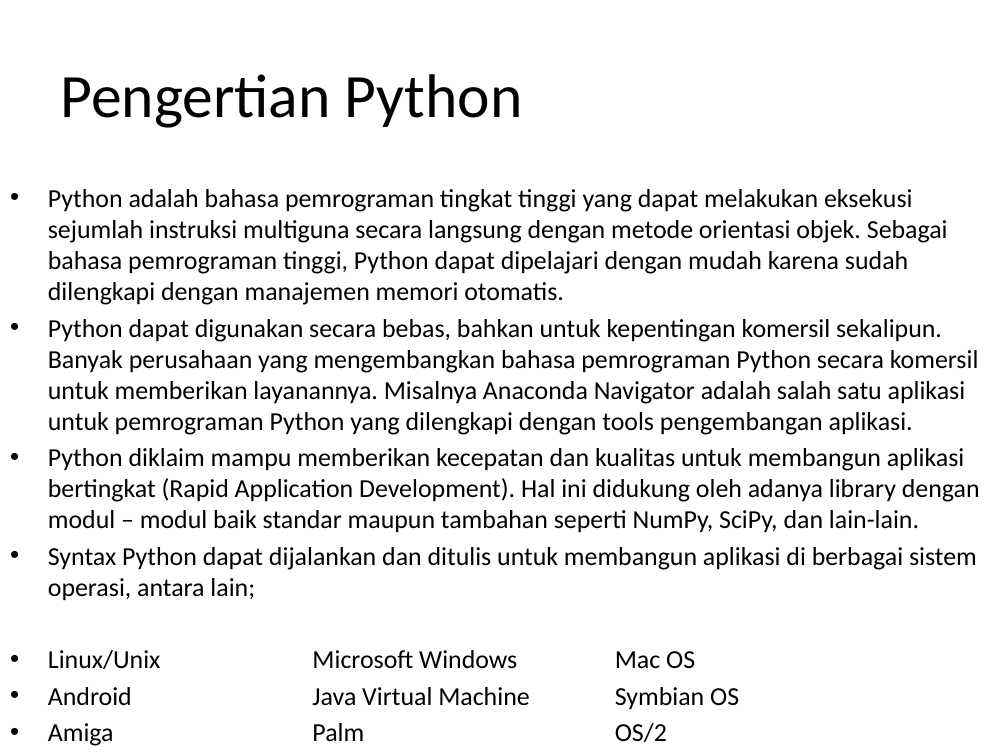
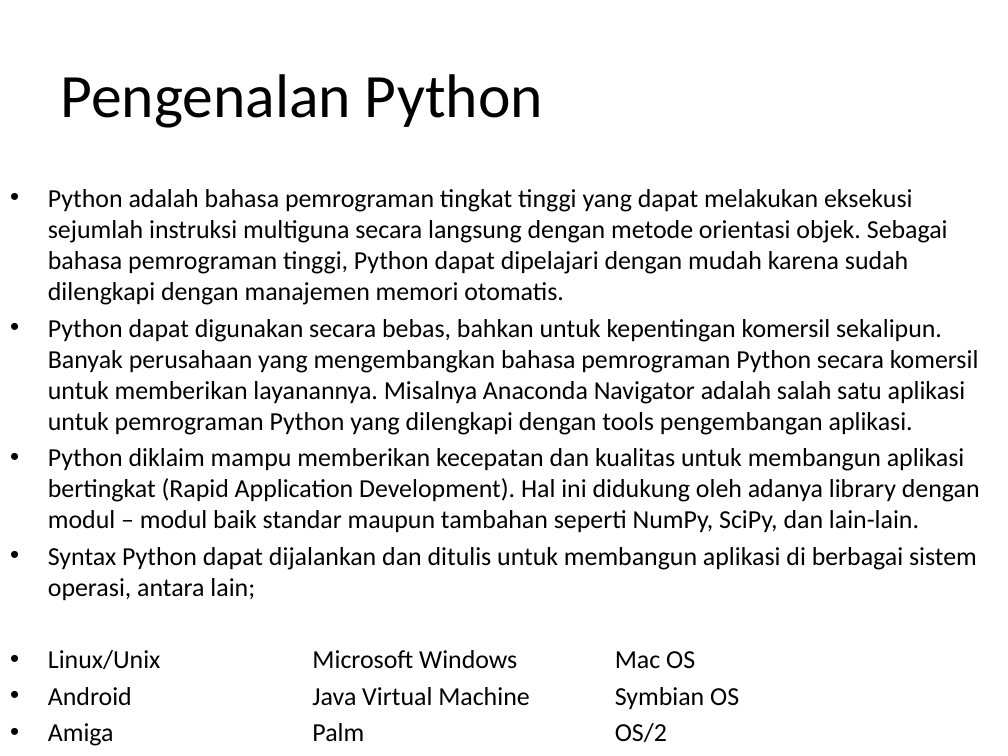
Before and after one commit to Abaljerind/Pengantar-Deep-Learning, a slide deck: slide 2 of materi python.pptx. Drawn at 1008x756 pixels with LibreOffice and Linux fonts; fonts in the diff are those of the drawing. Boxes give left, top, right and bottom in pixels: in the first picture for what was removed or moved away, otherwise in the second. Text is boxed around its words. In the diff, an @@ line names an element or a change of style, - is before the commit and + after.

Commit message:
kondisi dan fungsi pada python

```diff
--- a/materi python.pptx
+++ b/materi python.pptx
@@ title at [60, 74, 543, 128]: text changed @@
-Pengertian Python
+Pengenalan Python
```
Also in this commit, not shown: 2 other slides changed, 3 slides added, 2 slides removed.
